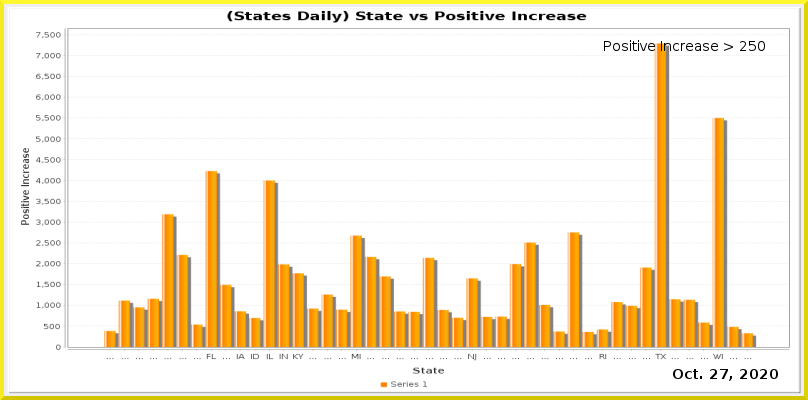
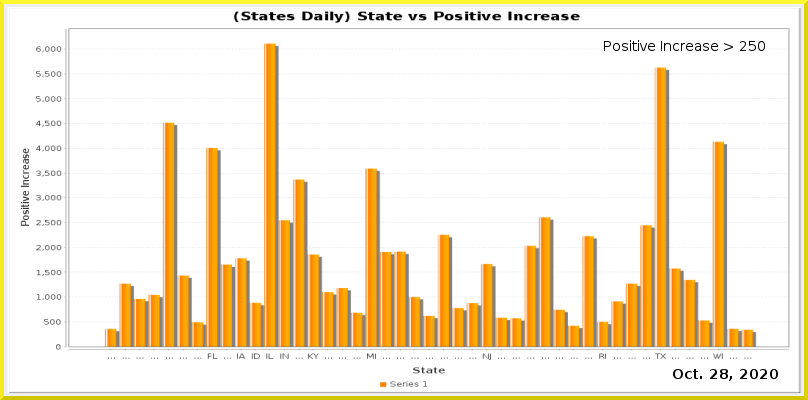
Before/after of a 808×400 layered artwork. What changed in the layer stack:
painted on "Current Date" over (720, 369, 728, 379)
painted on "Date_vs_TestIncrease.png" over (9, 8, 801, 394)
